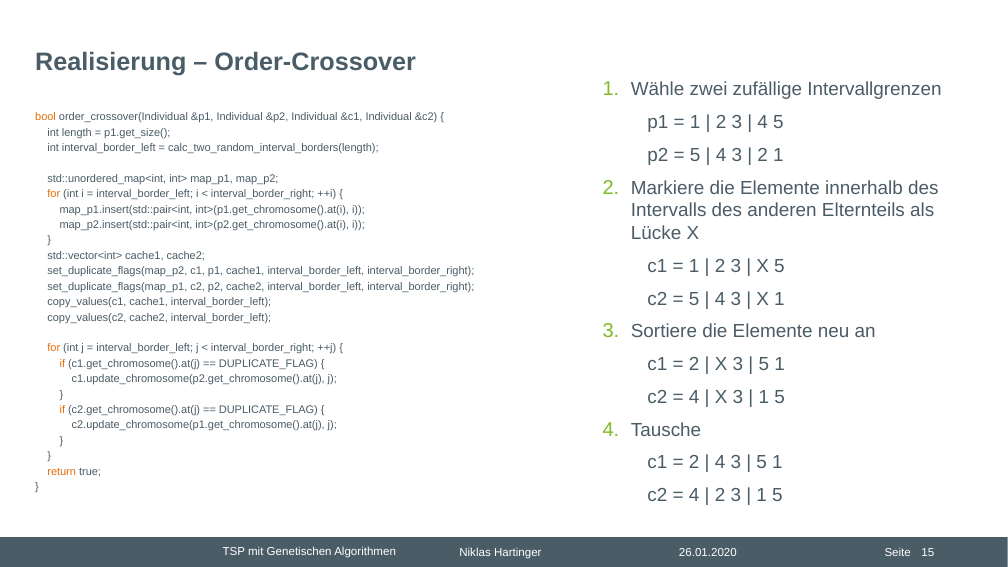
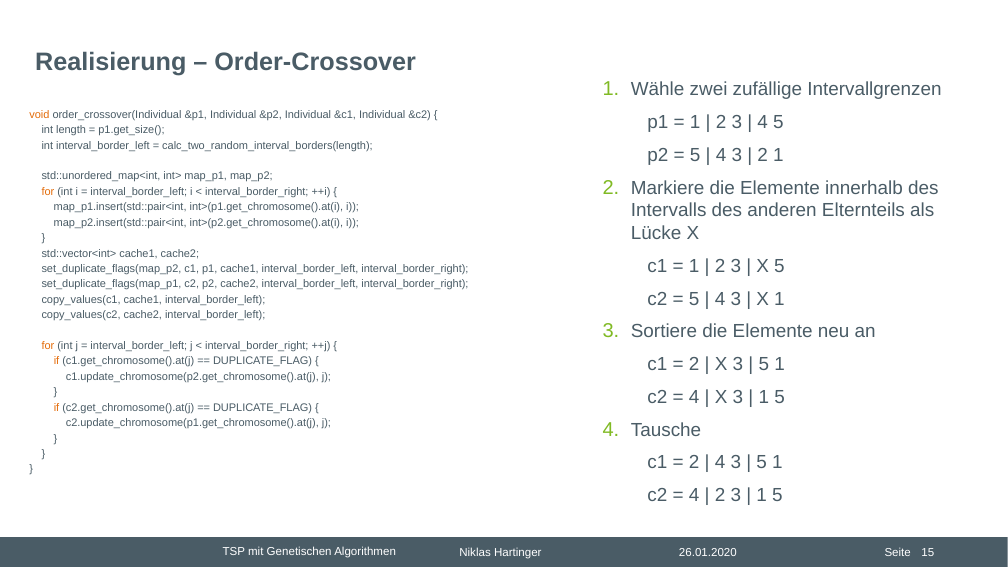
Before and after one commit to nhrt/Genetic-Algorithms, a slide deck: slide 15 of Projektvortrag/Präsentation Projektvortrag.pptx. Drawn at 1008x567 pixels with LibreOffice and Linux fonts; fonts in the diff are those of the drawing; background and template pictures are left out. Boxes give left, top, right and bottom in pixels: in the first picture for what was removed or moved away, otherwise in the second. Text is boxed around its words. In the diff, an @@ line names an element or a change of style, - is before the commit and + after.

```diff
--- a/Projektvortrag/Präsentation Projektvortrag.pptx
+++ b/Projektvortrag/Präsentation Projektvortrag.pptx
@@ text at (29,110,431,120): text changed @@
-bool order_crossover(Individual &p1, Individual &p2, Individual &c1, Individual &c2) {
+void order_crossover(Individual &p1, Individual &p2, Individual &c1, Individual &c2) {
@@ text at (47,468,101,476): paragraph removed @@
-return true;
```
Also in this commit, not shown: 3 other slides changed.
